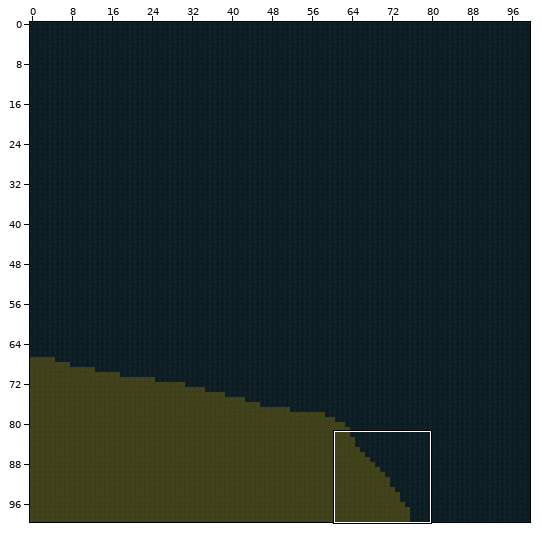
Tiled map (JSON): LostAndDivine.ClientMonoGame/Content/Sectors/10_7.tmj. Above: a wide view before the commit, with the close-up outlined.
Close-up. As it was:
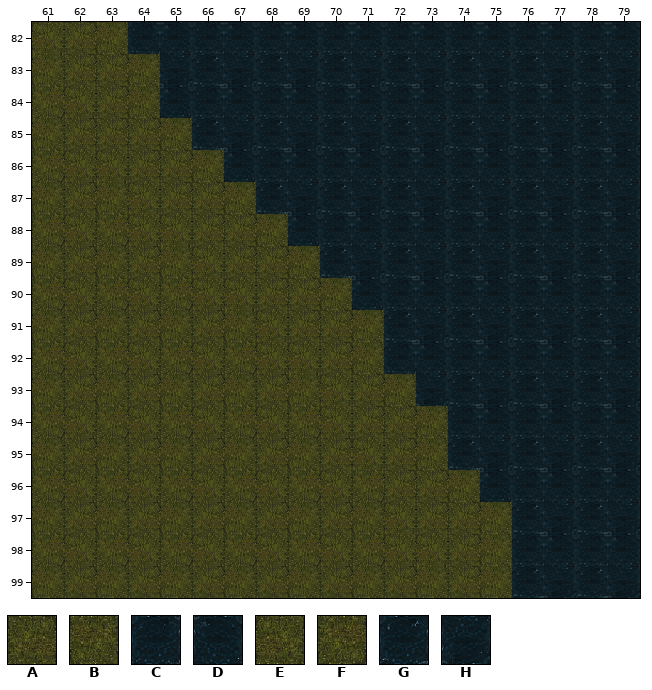
Cells are 64x64 px. Shown: x 61..79, y 82..99. The commit also changed other parts of the map, which this record leaves out.
Key: from "World-Tilemap": A 91, B 92, C 99, D 100, E 121, F 122, G 129, H 130.
_ is an empty cell.
Layer "Слой тайлов 1" before, first column x 61:
 82 EABCDCDCDCDCDCDCDCD
 83 BAABHGHGHGHGHGHGHGH
 84 FEABDCDCDCDCDCDCDCD
 85 BAAABGHGHGHGHGHGHGH
 86 FEEAABDCDCDCDCDCDCD
 87 BABEAABGHGHGHGHGHGH
 88 FEFEEAABDCDCDCDCDCD
 89 BABABEAABGHGHGHGHGH
 90 FEFEFEEAABDCDCDCDCD
 91 BABABABEAABGHGHGHGH
 92 FEFEFEFEEABCDCDCDCD
 93 BABABABABEABHGHGHGH
 94 FEFEFEFEFEAABCDCDCD
 95 BABABABABAEABGHGHGH
 96 FEFEFEFEFEFAABDCDCD
 97 BABABABABABEAABGHGH
 98 FEFEFEFEFEFEEABCDCD
 99 BABABABABABABABGHGH
The same view after the edit:
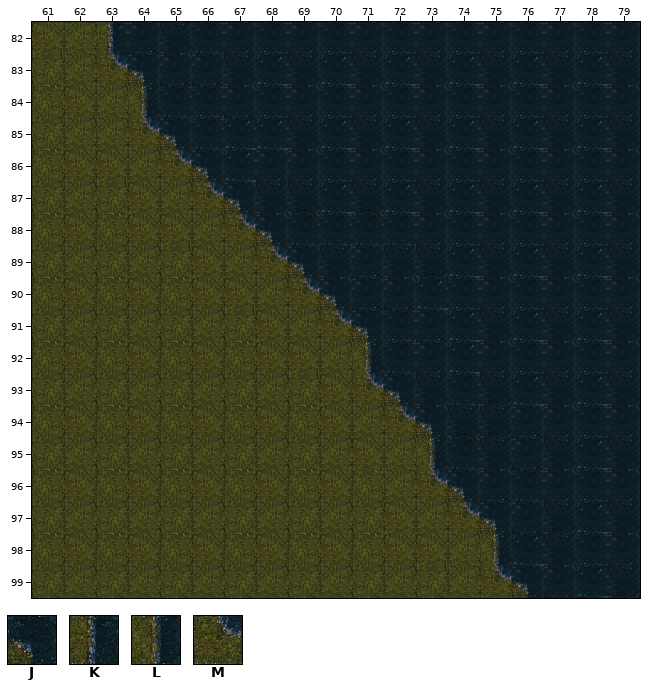
Further tiles: from "World-Tilemap": J 11, K 98, L 128, M 158.
Changes in this commit:
Layer "Слой тайлов 1":
y 82: x 63..65 BCD -> KDH
y 83: x 63..66 ABHG -> MJDD
y 84: x 64..65 BD -> LC
y 85: x 64..67 ABGH -> MJCG
y 86: x 65..68 ABDC -> MJGD
y 87: x 66..68 ABG -> MJH
y 88: x 67..69 ABD -> MJC; x 71 D -> C
y 89: x 68..72 ABGHG -> MJHDH
y 90: x 69..70 AB -> MJ; x 72..73 CD -> DG
y 91: x 70..73 ABGH -> MJCD
y 92: x 71 B -> L; x 74 C -> G
y 93: x 71..72 AB -> MJ; x 74 G -> C
y 94: x 72..76 ABCDC -> MJHHD
y 95: x 73..74 BG -> LC; x 76 G -> D
y 96: x 73..74 AB -> MJ
y 97: x 74..76 ABG -> MJD
y 98: x 75..77 BCD -> LGH
y 99: x 75..77 BGH -> MJD
Pixel boxes of the changes (left, top, right, bottom) in both close-ups:
changed: (96, 22, 576, 598)
